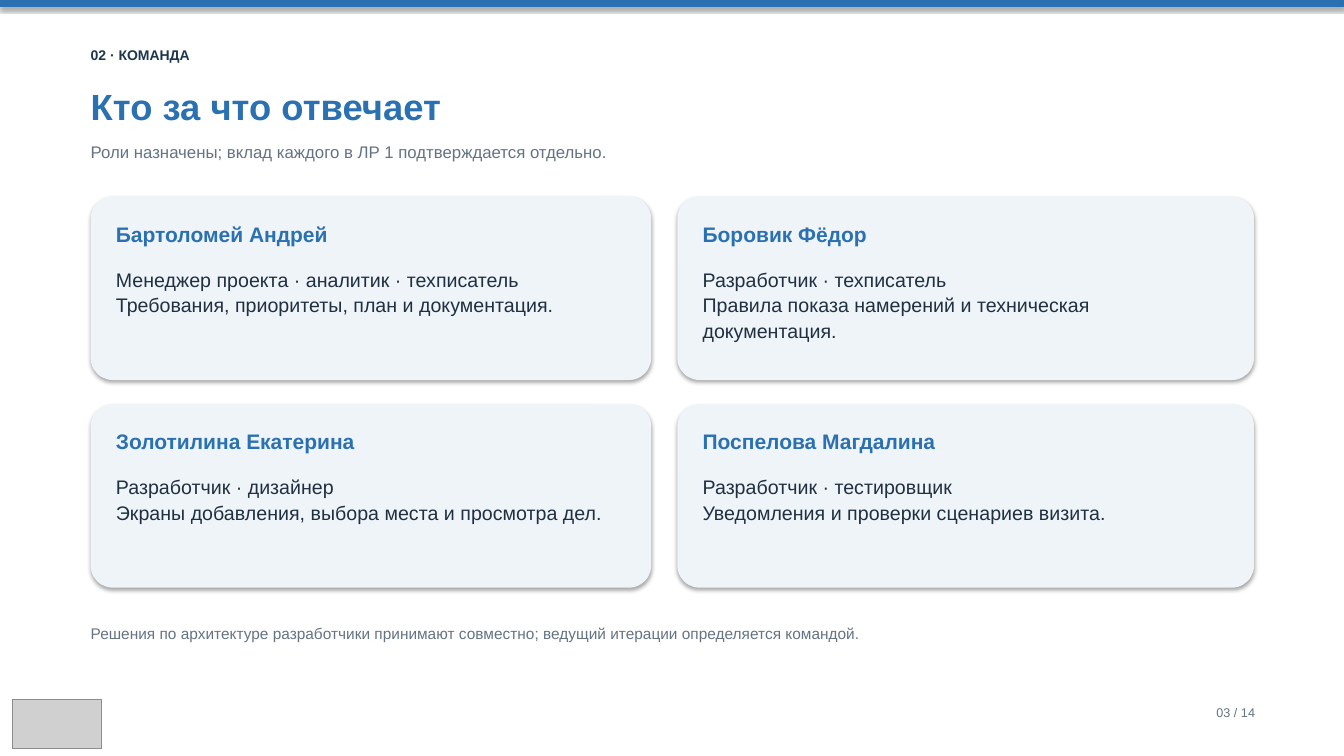
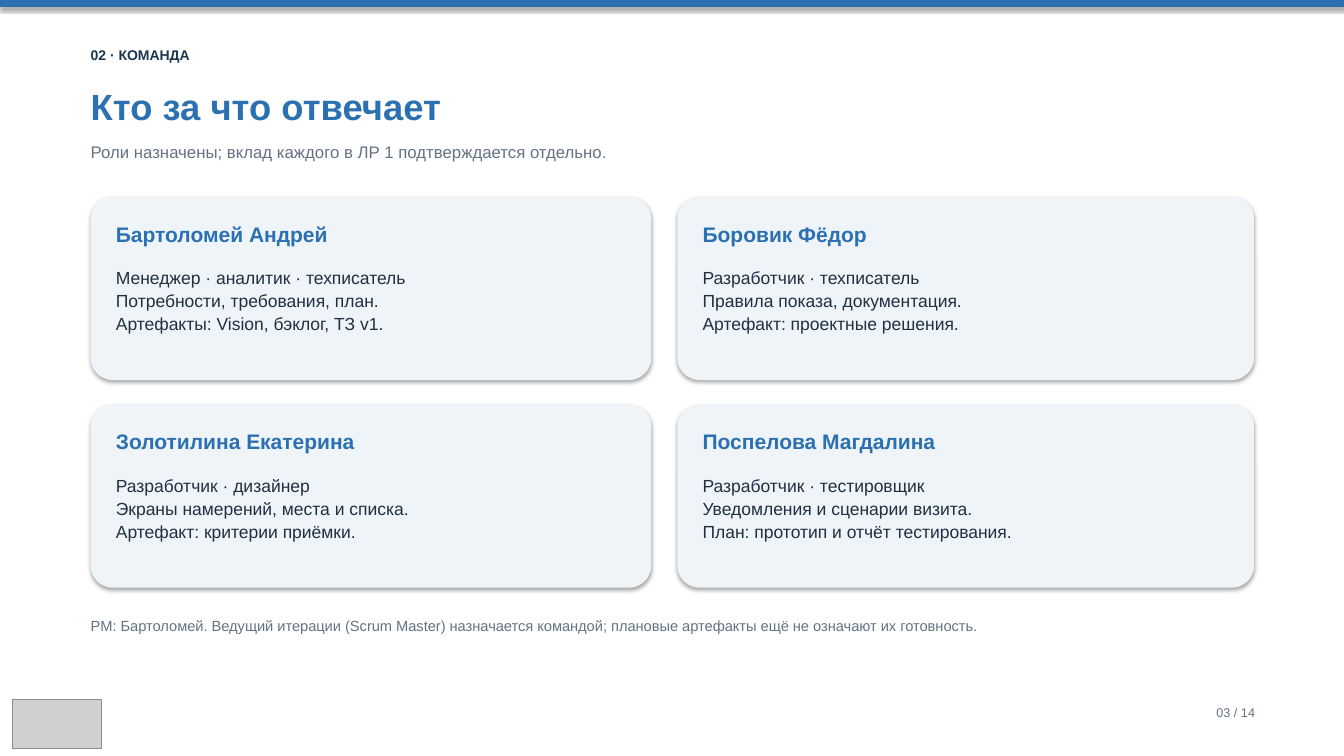
Before and after one commit to techmo0/GoCue, a slide deck: slide 3 of docs/lab-01/Презентация_GoCue_КТ1.pptx. Drawn at 1344x756 pixels with LibreOffice and Linux fonts; fonts in the diff are those of the drawing; grey boxes stand for pictures. Boxes give left, top, right and bottom in pixels: in the first picture for what was removed or moved away, otherwise in the second. Text is boxed around its words. In the diff, an @@ line names an element or a change of style, - is before the commit and + after.

```diff
--- a/docs/lab-01/Презентация_GoCue_КТ1.pptx
+++ b/docs/lab-01/Презентация_GoCue_КТ1.pptx
@@ text at [116, 272, 405, 334]: text changed; size 14 to 12.5 pt @@
-Менеджер проекта · аналитик · техписатель
-Требования, приоритеты, план и документация.
+Менеджер · аналитик · техписатель
+Потребности, требования, план.
+Артефакты: Vision, бэклог, ТЗ v1.
@@ text at [703, 295, 962, 334]: text changed; size 14 to 12.5 pt @@
-Правила показа намерений и техническая документация.
+Правила показа, документация.
+Артефакт: проектные решения.
@@ text at [703, 271, 919, 288]: size 14 to 12.5 pt in "Разработчик · техписатель" @@
@@ text at [116, 479, 310, 496]: size 14 to 12.5 pt in "Разработчик · дизайнер" @@
@@ text at [703, 479, 925, 496]: size 14 to 12.5 pt in "Разработчик · тестировщик" @@
@@ text at [116, 502, 408, 542]: text changed; size 14 to 12.5 pt @@
-Экраны добавления, выбора места и просмотра дел.
+Экраны намерений, места и списка.
+Артефакт: критерии приёмки.
@@ text at [703, 503, 1012, 542]: text changed; size 14 to 12.5 pt @@
-Уведомления и проверки сценариев визита.
+Уведомления и сценарии визита.
+План: прототип и отчёт тестирования.
@@ text at [91, 620, 977, 634]: text changed; size 11 to 10.5 pt @@
-Решения по архитектуре разработчики принимают совместно; ведущий итерации определяется командой.
+PM: Бартоломей. Ведущий итерации (Scrum Master) назначается командой; плановые артефакты ещё не означают их готовность.
```
Also in this commit, not shown: 6 other slides changed, 2 slides added, 2 slides removed, 1 other file.
